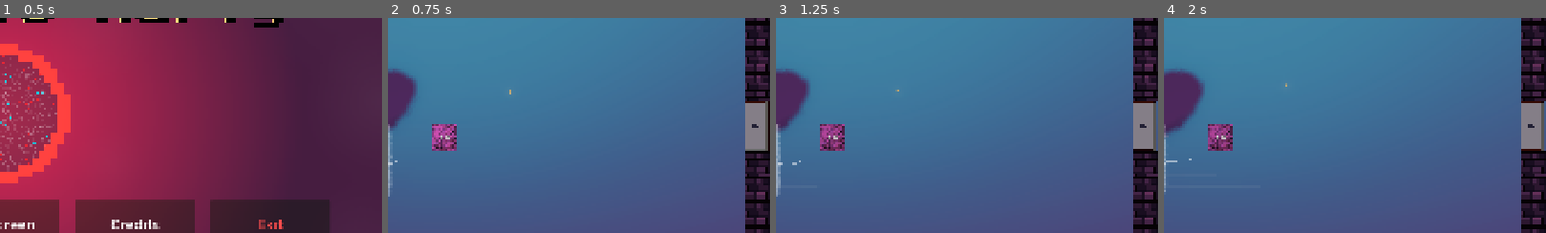
Above: before the commit, frames 1-4 (left to right).
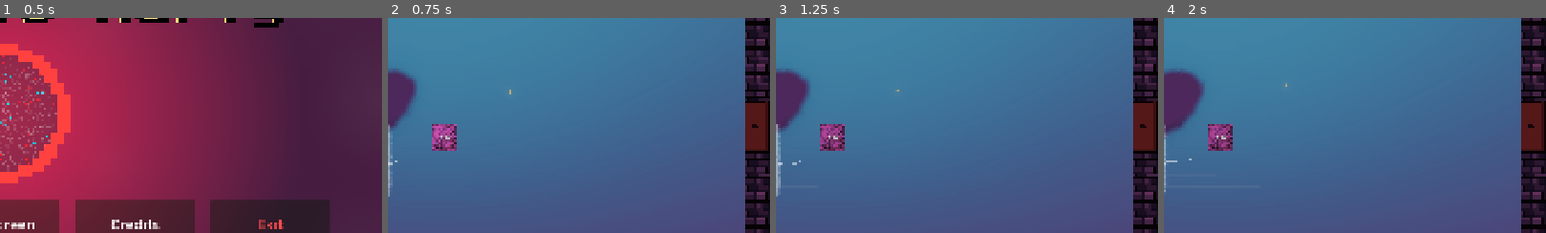
Above: after the commit, the same moments.

Repository: lostpoet999/escape_to_marty
Game: Godot game, scene res://scenes_and_scripts/ui_main_menu/main_menu.tscn
Two runs of this game, one before a commit and one after it. Both use one fixed random seed, a clock stepped at 60 frames per second and the inputs below. Sound files missing from this copy of the repository are replaced by a short silence.
Inputs (mouse positions are % of the whole screen's width and height, from its top left):
- Up to frame 1 (0.5 s): no input
- Up to frame 2 (0.75 s): click "Start" at 0.5 s
- Up to frame 3 (1.25 s): no input
- Up to frame 4 (2 s): click (2, 39) at 1.27 s
The pictures show only the part of the screen within x 50-100%, y 22-72%; the shares and areas given below are measured in that part.

Frame 1 is identical in both runs. In frame 2, 1.4% of the frame differs, in the area x 93-100%, y 38-62%; in frame 3, 1.5%; in frame 4, 1.5%.

Commit message:
chore: fixed game over sequence issue; updated colors on door to represent different statess

Diff:
--- a/scenes_and_scripts/exits/exits.gd
+++ b/scenes_and_scripts/exits/exits.gd
@@ -9,6 +9,8 @@
 const SECRET_FLASHES_PER_BARK_MIN: int = 3
 const SECRET_FLASHES_PER_BARK_MAX: int = 4
 const BONUS_DOOR_GOLD: Color = Color(1.0, 0.9, 0.2)
+const CLOSED_DOOR_TINT: Color = Color("#a53030")
+const OPEN_DOOR_TINT: Color = Color("#75a743")
 const DIR_OFFSETS: Dictionary = {
 	"NorthExit": Vector2i(0, -1),
 	"SouthExit": Vector2i(0, 1),
@@ -26,9 +28,12 @@
 var room_cleared: bool = false
 var travel_locked: bool = false
 var _flash_tween: Tween
+var _open_pulse_tween: Tween
 var _flashes_until_bark: int = 0
 
 func _ready() -> void:
+	exit_barrier_closed.modulate = CLOSED_DOOR_TINT
+	exit_barrier_open.modulate = OPEN_DOOR_TINT
 	Signalbus.level_cleared.connect(enable_exits)
 	Signalbus.wall_hit.connect(_on_wall_hit)
 	reconcile_exits()
@@ -39,10 +44,16 @@
 	_flash_secret_now()
 
 func tween_open_door()->void:
-	var tween: Tween = create_tween()
-	tween.tween_property(self, "scale", Vector2(.95, .95), .5)
-	tween.tween_property(self, "scale", Vector2(1.0, 1.0), .5)
-	tween.set_loops(0)
+	_open_pulse_tween = create_tween()
+	_open_pulse_tween.tween_property(self, "scale", Vector2(.95, .95), .5)
+	_open_pulse_tween.tween_property(self, "scale", Vector2(1.0, 1.0), .5)
+	_open_pulse_tween.set_loops(0)
+
+func _stop_open_pulse()-> void:
+	if _open_pulse_tween and _open_pulse_tween.is_valid():
+		_open_pulse_tween.kill()
+	_open_pulse_tween = null
+	scale = Vector2.ONE
 
 ## Cutscenes lock travel without lying about the room: real doors show
 ## closed, solid walls stay walls, unrevealed secrets stay disguised (but
@@ -53,6 +64,7 @@
 
 func reconcile_exits()-> void:
 	_stop_secret_flash()
+	_stop_open_pulse()
 	var target_id: String = _target_id()
 	if target_id == "":
 		show_walls()
@@ -77,6 +89,8 @@
 	else:
 		show_closed_door()
 		self.input_pickable = true
+	exit_barrier_closed.modulate = BONUS_DOOR_GOLD
+	exit_barrier_open.modulate = BONUS_DOOR_GOLD
 
 func _targets_bonus_room()-> bool:
 	var target_id: String = _target_id()
--- a/scenes_and_scripts/levels/room_base.gd
+++ b/scenes_and_scripts/levels/room_base.gd
@@ -217,6 +217,8 @@
 func check_level_cleared() -> void: #let gamemanager know level is cleared
 	if level_clear_emitted:
 		return
+	if PlayerData.player_current_health <= 0:
+		return
 	var max_clear:int = GameManager.get_current_floor_entry(GameManager.current_room_id).content.max_clears
 	if gold_cleared && bricks_cleared && _no_walker_holds_gold():
 		level_clear_emitted = true
--- a/scenes_and_scripts/singletons/game_manager.gd
+++ b/scenes_and_scripts/singletons/game_manager.gd
@@ -113,7 +113,7 @@
 		GameState.CLICK_MODE:
 			return to_state in [GameState.PLAYING, GameState.LEVEL_CLEARED,GameState.DEBUG_PANEL, GameState.BALL_ON_PADDLE, GameState.GAME_OVER, GameState.MAIN_MENU]
 		GameState.LEVEL_CLEARED:
-			return to_state  in [GameState.BALL_ON_PADDLE, GameState.SPECIAL_ROOM,GameState.DEBUG_PANEL, GameState.MAIN_MENU]
+			return to_state  in [GameState.BALL_ON_PADDLE, GameState.SPECIAL_ROOM,GameState.DEBUG_PANEL, GameState.MAIN_MENU, GameState.GAME_OVER]
 		GameState.SPECIAL_ROOM:
 			return to_state in [GameState.BALL_ON_PADDLE, GameState.PLAYING,GameState.DEBUG_PANEL]
 		GameState.DEBUG_PANEL:
